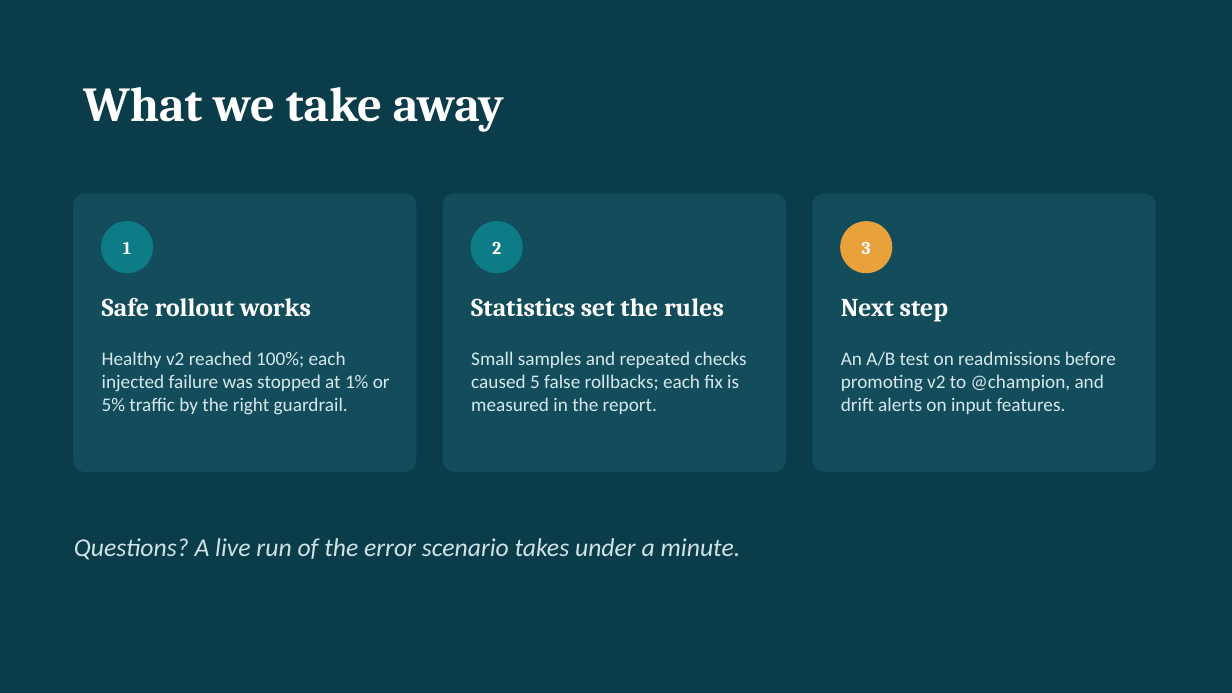
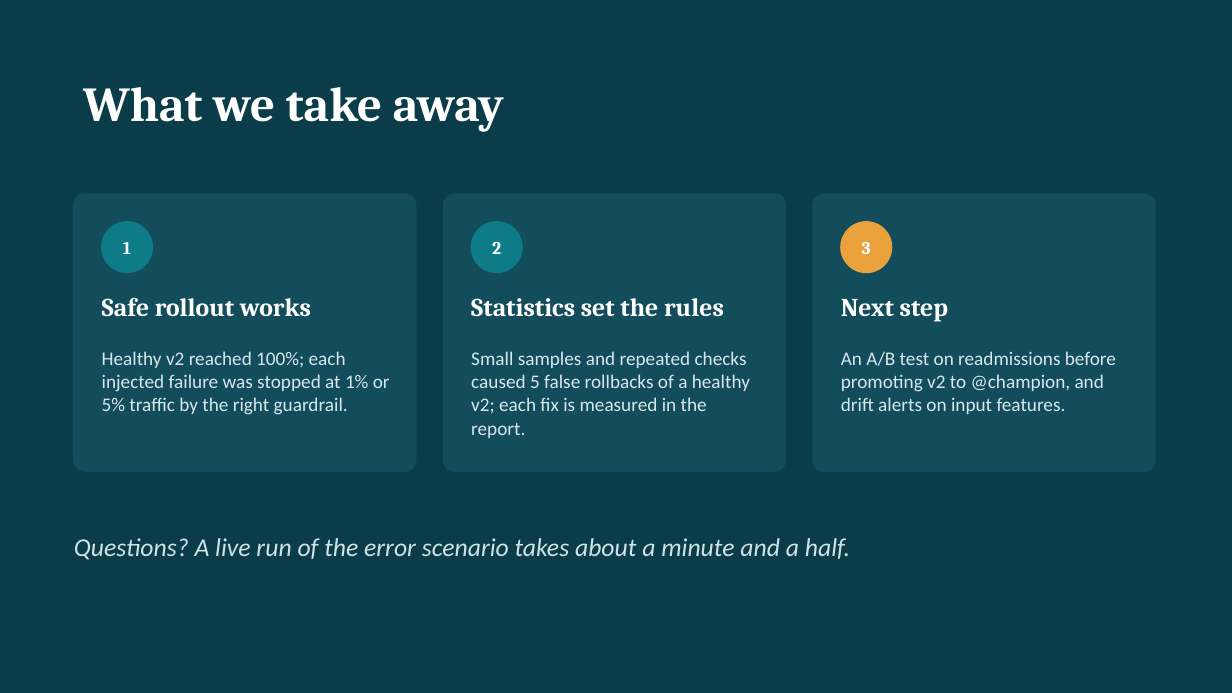
Before and after one commit to HoviGtaV/mlops-p1-canary, a slide deck: slide 13 of report/slides.pptx. Drawn at 1232x693 pixels with LibreOffice and Linux fonts; fonts in the diff are those of the drawing. Boxes give left, top, right and bottom in pixels: in the first picture for what was removed or moved away, otherwise in the second. Text is boxed around its words. In the diff, an @@ line names an element or a change of style, - is before the commit and + after.

```diff
--- a/report/slides.pptx
+++ b/report/slides.pptx
@@ text at (471,351,750,438): text changed @@
-Small samples and repeated checks caused 5 false rollbacks; each fix is measured in the report.
+Small samples and repeated checks caused 5 false rollbacks of a healthy v2; each fix is measured in the report.
@@ text at (74,538,850,560): text changed @@
-Questions? A live run of the error scenario takes under a minute.
+Questions? A live run of the error scenario takes about a minute and a half.
```
Also in this commit, not shown: 1 other slide changed, 33 other files.
